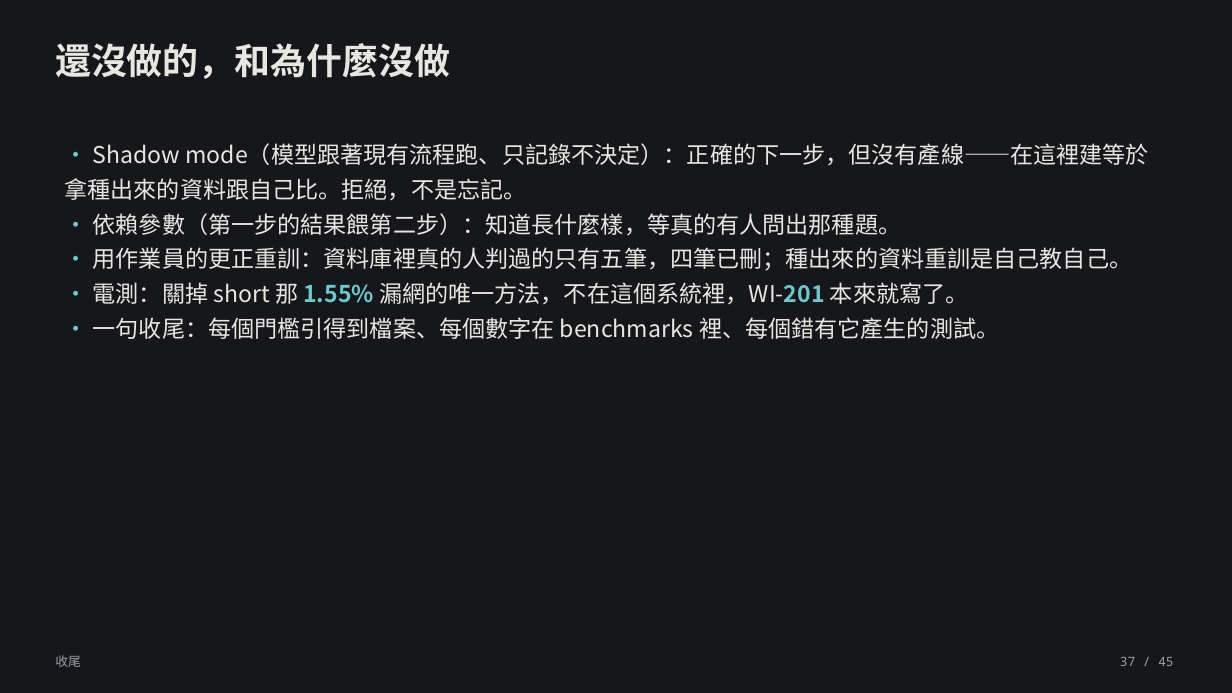
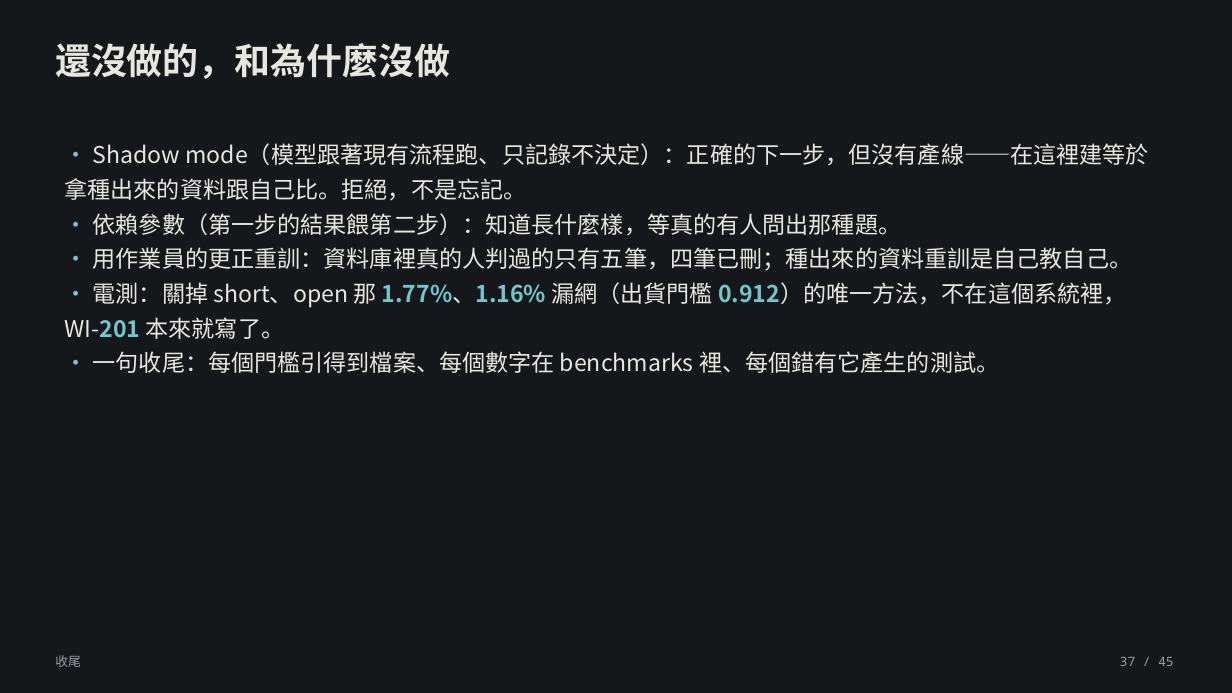
Before and after one commit to lin891020/aoi-agent, a slide deck: slide 37 of docs/deck/aoi-agent-journey.zh-TW.pptx. Drawn at 1232x693 pixels with LibreOffice and Linux fonts; fonts in the diff are those of the drawing. Boxes give left, top, right and bottom in pixels: in the first picture for what was removed or moved away, otherwise in the second. Text is boxed around its words. In the diff, an @@ line names an element or a change of style, - is before the commit and + after.

```diff
--- a/docs/deck/aoi-agent-journey.zh-TW.pptx
+++ b/docs/deck/aoi-agent-journey.zh-TW.pptx
@@ text at <box>64,282,1127,339</box>: text changed @@
-• 電測：關掉 short 那 1.55% 漏網的唯一方法，不在這個系統裡，WI-201 本來就寫了。
+• 電測：關掉 short、open 那 1.77%、1.16% 漏網（出貨門檻 0.912）的唯一方法，不在這個系統裡，WI-201 本來就寫了。
```
Also in this commit, not shown: 3 other files.
